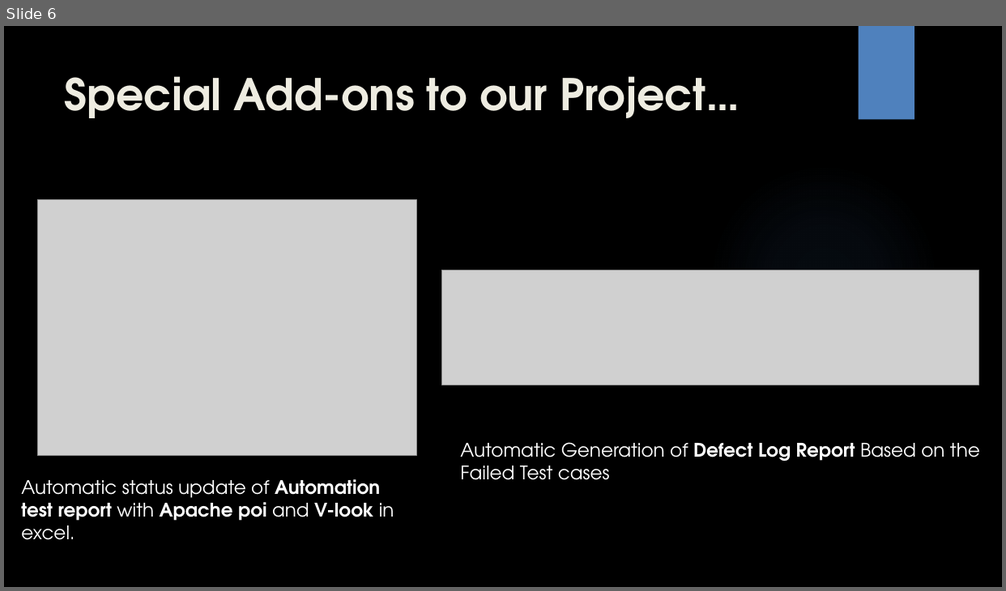
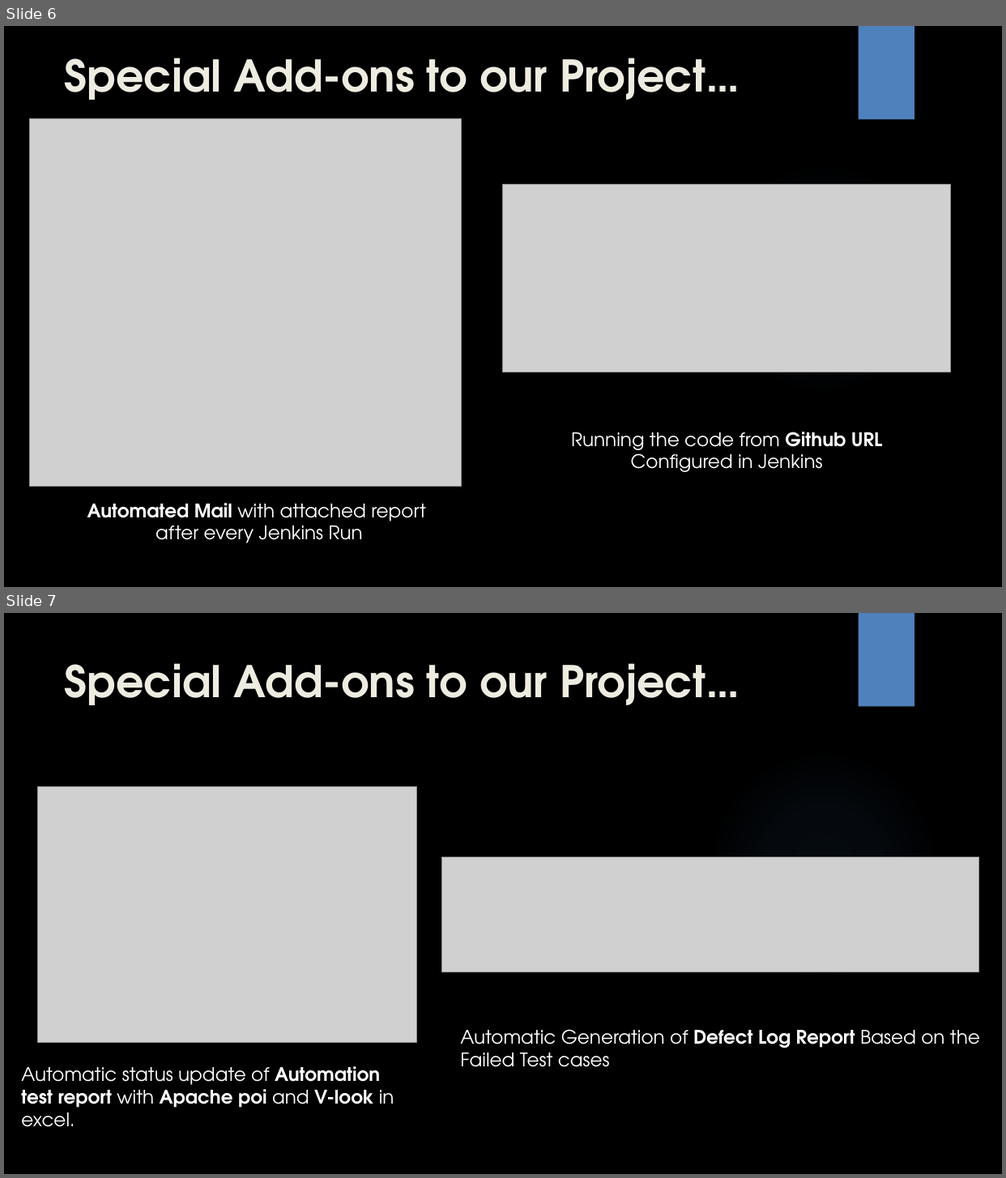
Before and after one commit to yuvanshankar27/hackethon, a slide deck: Reports & PPT/MAKE MY TRIP - Hackethon ppt.pptx. Shown one above the other, each under a label of ours: slide 6 before the commit, slides 6 and 7 after it. The pictures are 1006x591 and 1006x1178 pixels, drawn with LibreOffice and Linux fonts; fonts in the diff are those of the drawing; grey boxes stand for pictures; background and template pictures are left out. Boxes give left, top, right and bottom in pixels: in the first picture for what was removed or moved away, otherwise in the second. Text is boxed around its words. In the diff, an @@ line names an element or a change of style, - is before the commit and + after.

```diff
--- a/Reports & PPT/MAKE MY TRIP - Hackethon ppt.pptx
+++ b/Reports & PPT/MAKE MY TRIP - Hackethon ppt.pptx
@@ slide 6 added at bbox=[4, 26, 1002, 587], background picture (left out); not listed: 2 template elements that a slide beside it also shows @@
@@ title added at bbox=[65, 58, 739, 100], 42 pt, text #EEECE1, bold @@
+Special Add-ons to our Project…
@@ picture added at bbox=[29, 119, 462, 487] @@
@@ picture added at bbox=[503, 185, 951, 373] @@
@@ text added at bbox=[571, 432, 882, 472], 18 pt, text #FFFFFF @@
+Running the code from Github URL
+Configured in Jenkins
@@ text added at bbox=[87, 503, 426, 544], 18 pt, text #FFFFFF @@
+Automated Mail with attached report
+after every Jenkins Run
@@ what was slide 6 is now slide 7 @@
```
Also in this commit, not shown: 2 slides changed, 11 other files.
